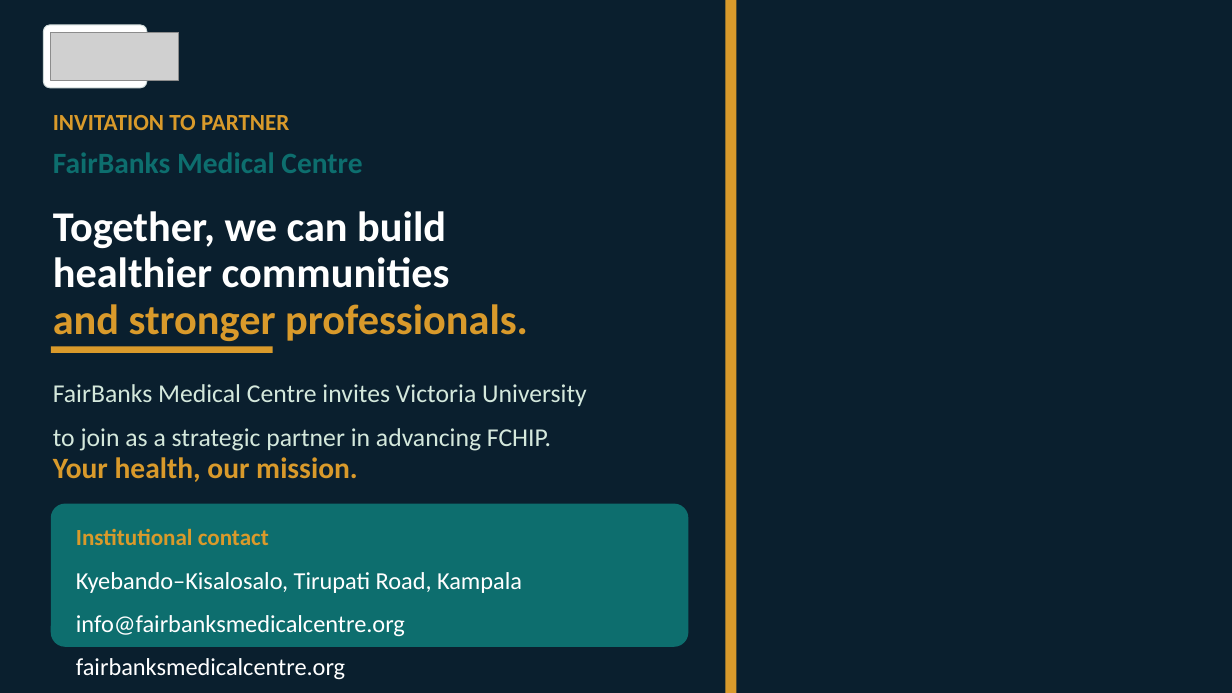
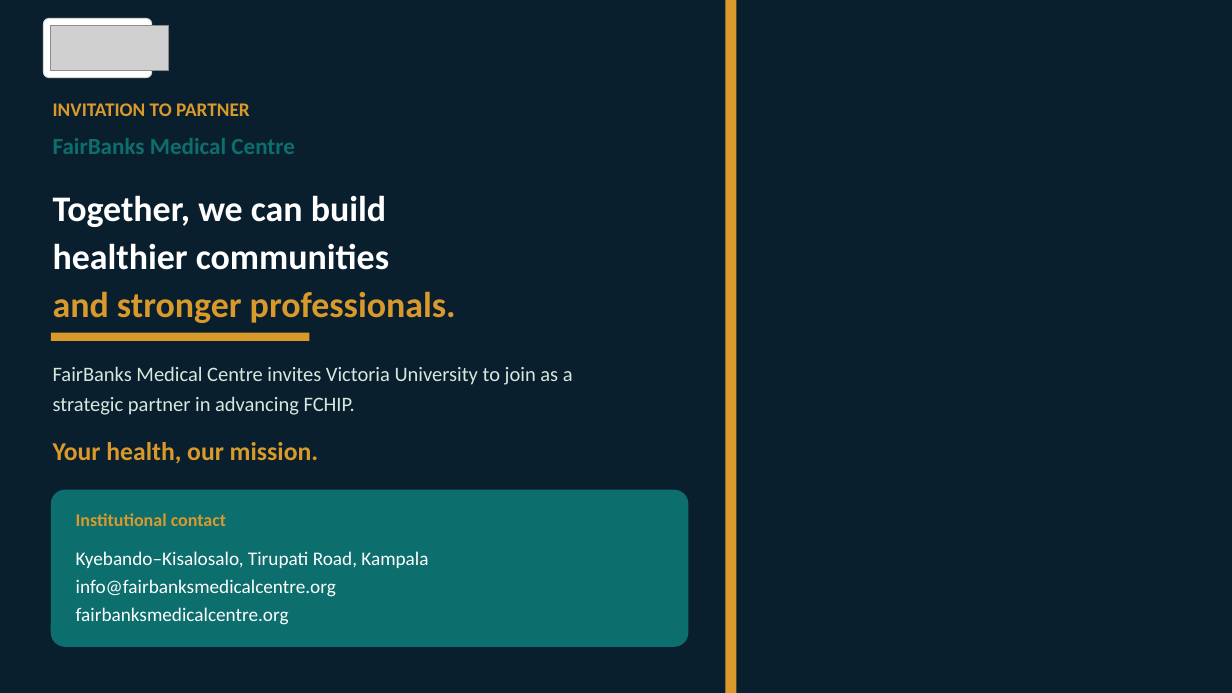
Before and after one commit to WASSWA2624/fairbanks, a slide deck: slide 17 of victoria/documents/victoria_ppt.pptx. Drawn at 1232x693 pixels with LibreOffice and Linux fonts; fonts in the diff are those of the drawing; grey boxes stand for pictures; background and template pictures are left out; a plain dark background stands for a picture behind light text. Boxes give left, top, right and bottom in pixels: in the first picture for what was removed or moved away, otherwise in the second. Text is boxed around its words. In the diff, an @@ line names an element or a change of style, - is before the commit and + after.

Commit message:
Refine Victoria University partnership proposal script and PowerPoint presentation. Updated layout dimensions, improved text formatting, and clarified branding details. Adjusted spacing and margins for better readability, and revised function names for consistency. Enhanced error messages for missing assets.

```diff
--- a/victoria/documents/victoria_ppt.pptx
+++ b/victoria/documents/victoria_ppt.pptx
@@ rounded rectangle at <box>43,18,152,78</box>: proportions changed @@
@@ rounded rectangle: place and size @@
-rounded rectangle at <box>43,25,147,88</box>
+rounded rectangle at <box>43,18,152,78</box>
@@ picture: place and size @@
-picture at <box>51,32,178,80</box>
+picture at <box>51,26,169,70</box>
@@ text "INVITATION TO PARTNER" at <box>53,103,250,116</box>: size 18 to 15 pt @@
@@ 4 texts: place and size @@
-4 texts at <box>53,115,528,341</box>
+4 texts at <box>53,103,456,323</box>
@@ text "FairBanks Medical Centre" at <box>53,138,295,154</box>: size 23 to 18 pt @@
@@ size 33 to 28 pt in 3 elements at <box>53,291,456,323</box>, <box>53,243,389,270</box>, <box>53,195,386,227</box> @@
@@ rectangle: place and size @@
-rectangle at <box>51,347,273,353</box>
+rectangle at <box>51,333,310,341</box>
@@ text at <box>53,366,573,415</box>: text changed; size 20 to 16 pt @@
-FairBanks Medical Centre invites Victoria University
-to join as a strategic partner in advancing FCHIP.
+FairBanks Medical Centre invites Victoria University to join as a
+strategic partner in advancing FCHIP.
@@ 3 texts: place and size @@
-3 texts at <box>53,211,446,545</box>
+3 texts at <box>53,195,386,526</box>
@@ text "Your health, our mission." at <box>53,442,318,463</box>: size 23 to 20 pt @@
@@ rounded rectangle: place and size @@
-rounded rectangle at <box>51,504,689,647</box>
+rounded rectangle at <box>51,490,689,647</box>
@@ rounded rectangle at <box>51,490,689,647</box>: proportions changed @@
@@ text "Institutional contact" at <box>76,513,226,526</box>: size 18 to 14 pt @@
@@ text "Kyebando–Kisalosalo, Tirupati Road, Kampala": place and size @@
-text "Kyebando–Kisalosalo, Tirupati Road, Kampala" at <box>76,572,522,679</box>
+text "Kyebando–Kisalosalo, Tirupati Road, Kampala" at <box>76,551,428,625</box>
@@ text "Kyebando–Kisalosalo, Tirupati Road, Kampala" at <box>76,551,428,625</box>: size 19 to 15 pt; line spacing 1.2 to 1; less space between paragraphs @@
```
Also in this commit, not shown: 16 other slides changed, 1 other file.
